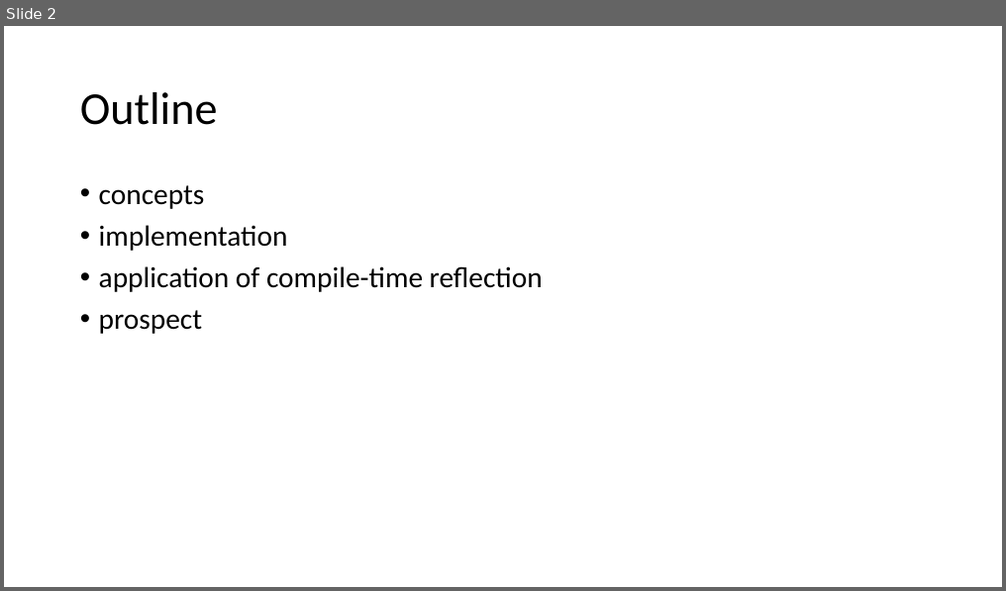
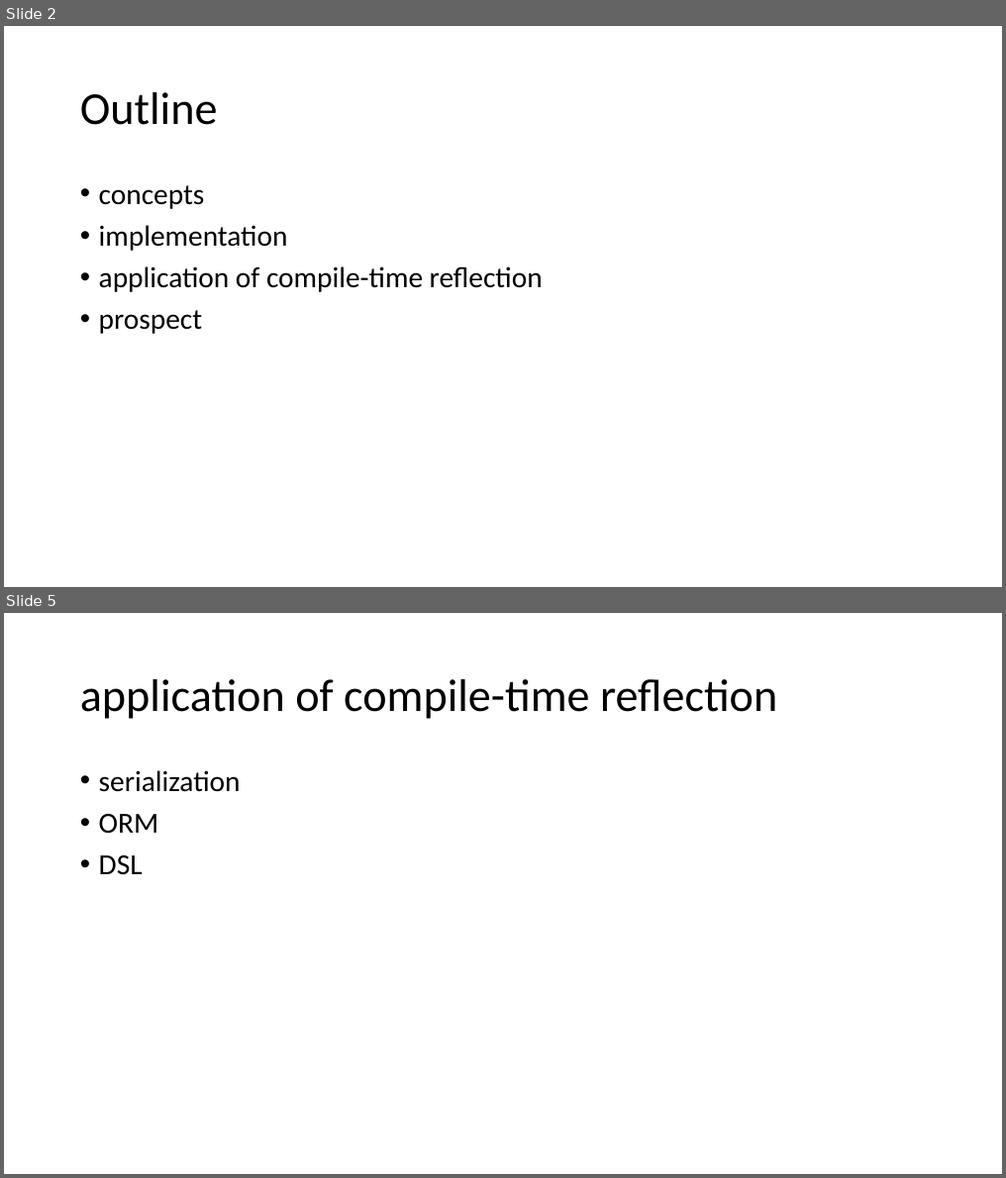
Before and after one commit to qicosmos/cppcon2017, a slide deck: cppcon2017.pptx. Shown one above the other, each under a label of ours: slide 2 before the commit, slides 2 and 5 after it; the slides between them are not shown. The pictures are 1006x591 and 1006x1178 pixels, drawn with LibreOffice and Linux fonts; fonts in the diff are those of the drawing. Boxes give left, top, right and bottom in pixels: in the first picture for what was removed or moved away, otherwise in the second. Text is boxed around its words. In the diff, an @@ line names an element or a change of style, - is before the commit and + after.

```diff
--- a/cppcon2017.pptx
+++ b/cppcon2017.pptx
@@ slide 5 added at (4,613,1002,1174), background #FFFFFF @@
@@ title added at (80,679,777,719), 44 pt, text #000000 @@
+application of compile-time reflection
@@ text added at (99,770,241,875), 28 pt, text #000000 @@
+• serialization
+• ORM
+• DSL
```
Also in this commit, not shown: 3 other slides added.
